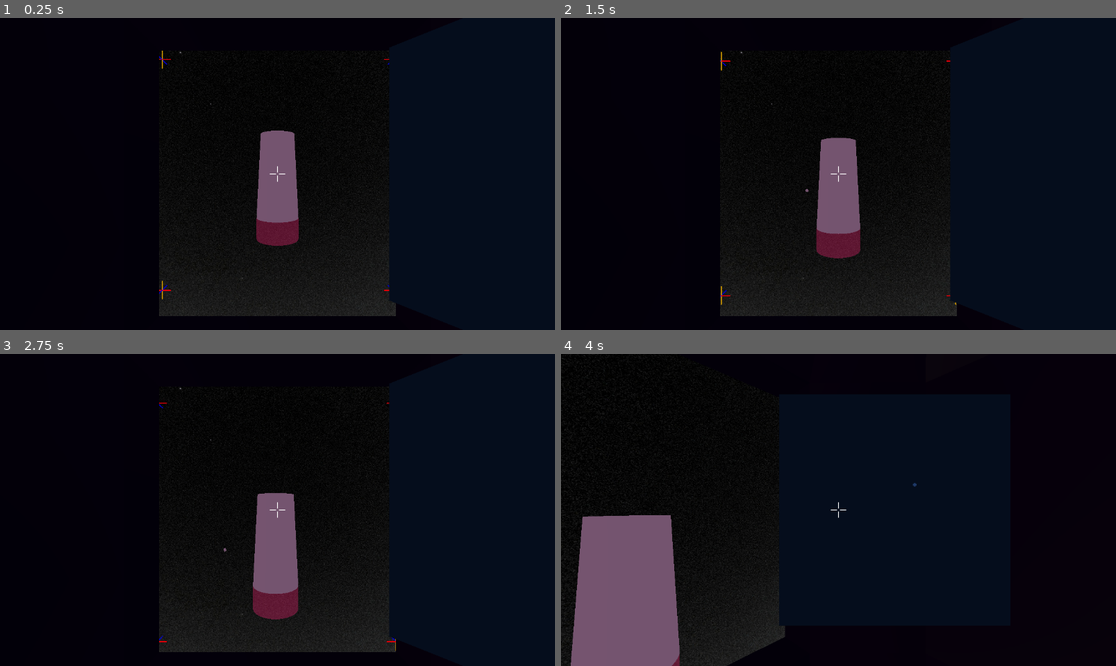
Above: before the commit, frames 1-4 (two rows, left to right).
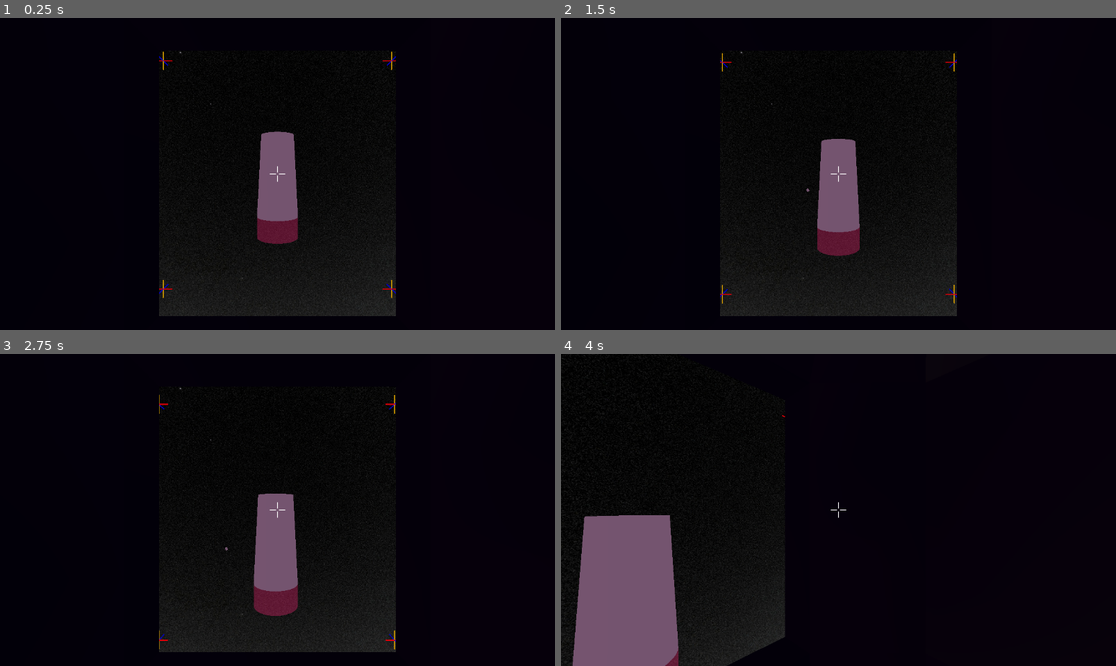
Above: after the commit, the same moments.

Repository: Wake1st/SpaceFlyer
Game: Godot game, scene res://level/space.tscn
Same seed, same stepped clock (60 frames per second), same inputs: the game is played once before the commit and once after it.
Inputs:
- Up to frame 1 (0.25 s): no input
- Up to frame 2 (1.5 s): tap Enter at 0.5 s; hold W (forward) 0.53-1.28 s; hold Keypad 8 (a-pitch) 0.53-1.28 s; hold S (backward) from 1.28 s (still down); tap Keypad 6 (a-roll) at 1.35 s
- Up to frame 3 (2.75 s): release S (backward) at 2.03 s; hold W (forward) from 2.03 s (still down); hold D (a_yaw) from 2.03 s (still down)
- Up to frame 4 (4 s): release D (a_yaw) at 2.78 s; tap F (action, bound only after the commit) at 2.85 s; release W (forward) at 3.53 s; hold Keypad 4 (left) from 3.53 s (still down); tap E (action, bound only before the commit) at 3.6 s

The runs differ from the first frame. In frame 1, 0.5% of the frame differs, in the area x 28-72%, y 10-92%; in frame 2, 0.5%; in frame 3, 0.5%, in the area x 28-72%, y 10-96%; in frame 4, 0.5%.
Error after the commit: Attempt to call function 'reset_items' in base 'null instance' on a null instance. (res://vehicle/vehicle.gd:141)

Commit message:
init - radar working properly

Diff:
--- a/debris/debris_spawner.gd
+++ b/debris/debris_spawner.gd
@@ -1,4 +1,7 @@
 extends Node3D
+
+
+signal reset_level(i:Array[RigidBody3D])
 
 
 @export var itemCount:float = 1.0
@@ -21,6 +24,7 @@
 
 	if firstPass:
 		StartLevel()
+		emit_signal("reset_level", items)
 
 
 func SetupLevel():
--- a/debris/debris_spawner.tscn
+++ b/debris/debris_spawner.tscn
@@ -1,4 +1,4 @@
-[gd_scene load_steps=2 format=3]
+[gd_scene load_steps=2 format=3 uid="uid://ewko4ftdsxw1"]
 
 [ext_resource type="Script" path="res://debris/debris_spawner.gd" id="1_o5x7c"]
 
--- /dev/null
+++ b/hardware/radar_antena/RadarCoord.gd
@@ -0,0 +1,7 @@
+class_name RadarCoord
+extends Node
+
+
+var xy:Vector2
+var xz:Vector2
+var zy:Vector2
--- /dev/null
+++ b/hardware/radar_antena/radar_antena.gd
@@ -0,0 +1,33 @@
+extends Node3D
+
+
+signal received_item_coords(coords:Array[RadarCoord])
+
+
+var items:Array[RigidBody3D] = []
+var coords:Array[RadarCoord] = []
+
+
+func reset_items(i:Array[RigidBody3D]):
+	items = i
+	print("reset items: ", items)
+
+
+func _physics_process(_delta):
+	coords.clear()
+
+	for item in items:
+#		print("item: ", item)
+		var originToItem = item.global_position - global_position
+		var local = transform.basis * originToItem
+		print("vec: ", originToItem, local)
+
+		var coord:RadarCoord = RadarCoord.new()
+#		print(coord)
+		coord.xy = Vector2(local.x, local.y)
+		coord.xz = Vector2(local.x, local.z)
+		coord.zy = Vector2(local.z, local.y)
+
+		coords.push_back(coord)
+
+		emit_signal("received_item_coords", coords)
--- /dev/null
+++ b/hardware/radar_antena/radar_antena.tscn
@@ -0,0 +1,15 @@
+[gd_scene load_steps=3 format=3 uid="uid://djrm7fli24150"]
+
+[ext_resource type="Script" path="res://hardware/radar_antena/radar_antena.gd" id="1_4la5x"]
+
+[sub_resource type="CylinderMesh" id="CylinderMesh_ifbmd"]
+top_radius = 0.04
+bottom_radius = 0.1
+height = 0.5
+
+[node name="RadarAntena" type="Node3D"]
+script = ExtResource("1_4la5x")
+
+[node name="MeshInstance3D" type="MeshInstance3D" parent="."]
+transform = Transform3D(1, 0, 0, 0, 1, 0, 0, 0, 1, 0, 0.25, 0)
+mesh = SubResource("CylinderMesh_ifbmd")
--- a/level/space.tscn
+++ b/level/space.tscn
@@ -25,7 +25,7 @@
 environment = SubResource("Environment_s4uou")
 
 [node name="Vehicle" parent="." instance=ExtResource("1_a5bqa")]
-transform = Transform3D(1, 0, 0, 0, 1, 0, 0, 0, 1, 0, 0, 97.5072)
+transform = Transform3D(1, 0, 0, 0, 1, 0, 0, 0, 1, 0, 0, 100)
 
 [node name="Pillar" parent="." instance=ExtResource("2_3vxuu")]
 transform = Transform3D(1, 0, 0, 0, 1, 0, 0, 0, 1, -128, -128, -128)
@@ -60,3 +60,4 @@
 ship = NodePath("../Ship")
 
 [connection signal="win_game" from="Ship" to="LevelManager" method="_on_ship_win_game"]
+[connection signal="reset_level" from="DebrisSpawner" to="Vehicle" method="_on_debris_spawner_reset_level"]
--- a/project.godot
+++ b/project.godot
@@ -104,7 +104,7 @@
 }
 action={
 "deadzone": 0.5,
-"events": [Object(InputEventKey,"resource_local_to_scene":false,"resource_name":"","device":-1,"window_id":0,"alt_pressed":false,"shift_pressed":false,"ctrl_pressed":false,"meta_pressed":false,"pressed":false,"keycode":0,"physical_keycode":69,"key_label":0,"unicode":101,"echo":false,"script":null)
+"events": [Object(InputEventKey,"resource_local_to_scene":false,"resource_name":"","device":-1,"window_id":0,"alt_pressed":false,"shift_pressed":false,"ctrl_pressed":false,"meta_pressed":false,"pressed":false,"keycode":0,"physical_keycode":70,"key_label":0,"unicode":102,"echo":false,"script":null)
 ]
 }
 look_right={
--- a/vehicle/vehicle.gd
+++ b/vehicle/vehicle.gd
@@ -15,7 +15,7 @@
 
 var dockable:bool = false
 var docked:bool = false
-@export var dock:Transform3D
+var dock:Transform3D
 
 var deb
 
@@ -135,3 +135,7 @@
 		" | anve: ", angular_velocity,
 		" | glb: ", global_transform.basis,
 	)
+
+
+func _on_debris_spawner_reset_level(items:Array[RigidBody3D]):
+	%Hardware/RadarAntena.reset_items(items)
--- a/vehicle/vehicle.tscn
+++ b/vehicle/vehicle.tscn
@@ -1,10 +1,11 @@
-[gd_scene load_steps=10 format=3 uid="uid://bkldao0ffqktn"]
+[gd_scene load_steps=11 format=3 uid="uid://bkldao0ffqktn"]
 
 [ext_resource type="Script" path="res://vehicle/vehicle.gd" id="1_2rruh"]
 [ext_resource type="PackedScene" uid="uid://ls3ccth5saox" path="res://vehicle/space_coffin.glb" id="2_gmysa"]
 [ext_resource type="Script" path="res://vehicle/Controls.gd" id="3_e0mtw"]
 [ext_resource type="PackedScene" uid="uid://dny1y411bhhii" path="res://ui/hud.tscn" id="3_teojl"]
-[ext_resource type="PackedScene" path="res://ui/radar/radar_panel.tscn" id="4_jrsux"]
+[ext_resource type="PackedScene" uid="uid://bt3fcus8jnqn8" path="res://hardware/radar/radar_antena.tscn" id="5_lpjwg"]
+[ext_resource type="PackedScene" uid="uid://vs6g5algm37w" path="res://hardware/radar_panel/radar_panel.tscn" id="6_71dma"]
 
 [sub_resource type="BoxShape3D" id="BoxShape3D_g6iso"]
 size = Vector3(2, 4, 1.2)
@@ -47,9 +48,6 @@
 [node name="Controls" type="Node" parent="."]
 script = ExtResource("3_e0mtw")
 
-[node name="RadarPanel" parent="." instance=ExtResource("4_jrsux")]
-transform = Transform3D(0.565685, 0, -0.565685, 0, 0.8, 0, 0.565685, 0, 0.565685, 0.6366, 0.9, -0.360358)
-
 [node name="GrabArea" type="Area3D" parent="."]
 transform = Transform3D(1, 0, 0, 0, 1, 0, 0, 0, 1, 0, 0, -1)
 collision_layer = 0
@@ -83,5 +81,15 @@
 [node name="Right" type="RayCast3D" parent="LookDirections"]
 transform = Transform3D(0.707107, 0, -0.707107, 0, 1, 0, 0.707107, 0, 0.707107, 0, 0.9, 0)
 
+[node name="Hardware" type="Node3D" parent="."]
+unique_name_in_owner = true
+
+[node name="RadarAntena" parent="Hardware" instance=ExtResource("5_lpjwg")]
+transform = Transform3D(1, 0, 0, 0, 1, 0, 0, 0, 1, 0, 2, 0)
+
+[node name="RadarPanel" parent="Hardware" instance=ExtResource("6_71dma")]
+transform = Transform3D(0.565685, 0, -0.565685, 0, 0.8, 0, 0.565685, 0, 0.565685, 0.7, 0.9, -0.4)
+
 [connection signal="body_entered" from="GrabArea" to="." method="_on_area_3d_body_entered"]
 [connection signal="body_exited" from="GrabArea" to="." method="_on_area_3d_body_exited"]
+[connection signal="received_item_coords" from="Hardware/RadarAntena" to="Hardware/RadarPanel" method="_on_radar_antena_received_item_coords"]
Not shown: 1 places in level/space.tscn that only renumber resources
